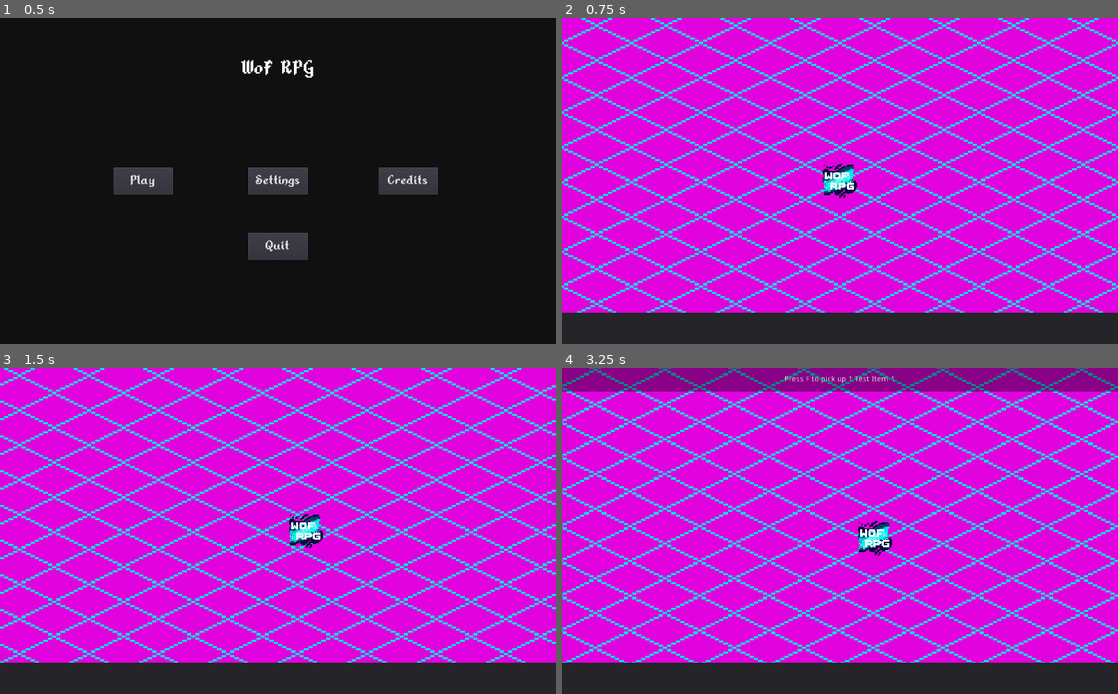
Above: before the commit, frames 1-4 (two rows, left to right).
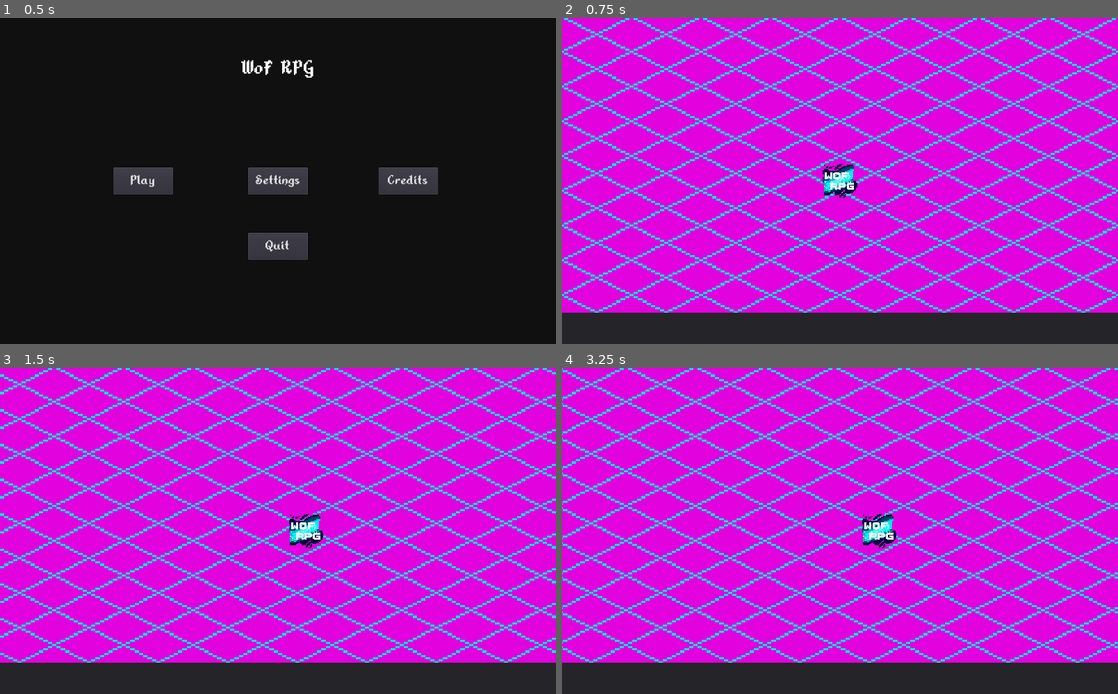
Above: after the commit, the same moments.

Repository: Animus-Surge/wof-rpg
Game: Godot game, scene res://scenes/loading_screen.tscn
The game is run twice, just before and just after one commit, with the same random seed, the same clock (stepped at 60 frames per second) and the same inputs.
Inputs (mouse positions are in pixels of both pictures, inside the frame that each line leads up to):
- Up to frame 1 (0.5 s): no input
- Up to frame 2 (0.75 s): click "Play" at 0.5 s
- Up to frame 3 (1.5 s): tap Enter at 1.25 s; move the mouse to (400, 514) at 1.27 s; hold Right (ui_right) from 1.28 s (still down); tap F at 1.35 s; click (400, 514) at 1.42 s
- Up to frame 4 (3.25 s): release Right (ui_right) at 2 s; drag from (728, 547) to (945, 605) at 2.02 s; move the mouse to (895, 459) at 2.77 s; hold Right (ui_right) from 2.78 s (still down); tap Enter at 2.85 s; tap F at 3.05 s

Frame 1 is identical in both runs. In frame 2, 18% of the frame differs, in the area x 0-100%, y 0-91%; in frame 3, 18%; in frame 4, 26%.

Commit message:
Save system work

Diff:
--- a/data/test_save/cdata.json
+++ b/data/test_save/cdata.json
@@ -1,7 +1,13 @@
 {
-  "position":{"x":10,"y":10},
+  "position":{"x":0,"y":-100},
   "character":"unimpl",
-  "inventory":[],
+  "inventory":[
+    {
+      "slot":0,
+      "item":"temp_1",
+      "amount":4
+    }
+  ],
   "inventory_slots":25,
   "inventory_armor":{
     "slot_head":"unimpl",
--- /dev/null
+++ b/data/test_save/world/object_objname2-objid.json
@@ -0,0 +1,23 @@
+{
+  "type":"Interactable",
+  "display_name":"Test Interactable",
+  "collideable":false,
+  "position":{"x":50,"y":30},
+  "texture_path":"res://assets/container_temp.png",
+  "itype":"Container",
+  "data":{
+    "slots":10,
+    "items":[
+      {
+        "slot":0,
+        "item":"temp_1",
+        "amount":5
+      },
+      {
+        "slot":4,
+        "item":"temp_3",
+        "amount":85
+      }
+    ]
+  }
+}
--- /dev/null
+++ b/data/test_save/world/object_objname3-objid.json
@@ -0,0 +1,11 @@
+{
+  "type":"Interactable",
+  "display_name":"Test NPC",
+  "collideable":false,
+  "position":{"x":100,"y":30},
+  "texture_path":"res://assets/npc_temp.png",
+  "itype":"NPC",
+  "data":{
+    "id":"test_npc"
+  }
+}
--- /dev/null
+++ b/data/test_save/world/object_objname_objid.json
@@ -0,0 +1,12 @@
+{
+  "type":"BasicEnemy",
+  "display_name":"Basic Enemy",
+  "collideable":true,
+  "position":{"x":0,"y":0},
+  "texture_path":"",
+  "max_hp":100,
+  "hp":100,
+  "regen":false,
+  "regen_cooldown":1.0,
+  "regen_rate":1.0
+}
--- a/data/test_save/world/objects.json
+++ /dev/null
@@ -1,44 +0,0 @@
-[
-  {
-    "type":"Item",
-    "location":{"x":-150, "y":70},
-    "data":{
-      "item_id":"temp_1",
-      "amount":1
-    }
-  },
-  {
-    "type":"Item",
-    "location":{"x":-114, "y":-80},
-    "data":{
-      "item_id":"temp_1",
-      "amount":1
-    }
-  },
-  {
-    "type":"Container",
-    "location":{"x":8, "y":127},
-    "data":{
-      "slots":10,
-      "items":[
-        {
-          "amount":10,
-          "item":"temp_1",
-          "slot":0
-        },
-        {
-          "amount":10,
-          "item":"temp_3",
-          "slot":2
-        }
-      ]
-    }
-  },
-  {
-    "type":"NPC",
-    "location":{"x":164,"y":38},
-    "data":{
-      "id":"test_npc"
-    }
-  }
-]
--- a/scenes/map.tscn
+++ b/scenes/map.tscn
@@ -1,14 +1,9 @@
-[gd_scene load_steps=17 format=2]
+[gd_scene load_steps=8 format=2]
 
 [ext_resource path="res://scripts/global/maproot.gd" type="Script" id=1]
-[ext_resource path="res://scripts/interaction/interactable.gd" type="Script" id=2]
 [ext_resource path="res://assets/tiles/tile-temp.png" type="Texture" id=3]
 [ext_resource path="res://scripts/ui/ui_manager.gd" type="Script" id=4]
-[ext_resource path="res://scripts/interaction/item_obj.gd" type="Script" id=5]
-[ext_resource path="res://scripts/entity/damageable.gd" type="Script" id=6]
 [ext_resource path="res://scripts/ui/interaction_button.gd" type="Script" id=7]
-[ext_resource path="res://scripts/entity/enemy.gd" type="Script" id=8]
-[ext_resource path="res://scripts/interaction/container_obj.gd" type="Script" id=9]
 
 [sub_resource type="TileSet" id=1]
 0/name = "Temp Tile"
@@ -26,30 +21,10 @@
 0/shapes = [  ]
 0/z_index = 0
 
-[sub_resource type="Resource" id=2]
-script = ExtResource( 5 )
-item_id = "temp_3"
-amount = 1
-
-[sub_resource type="Resource" id=3]
-script = ExtResource( 9 )
-slots = 10
-items = [  ]
-
-[sub_resource type="Resource" id=4]
-script = ExtResource( 5 )
-item_id = "temp_1"
-amount = 1
-
-[sub_resource type="Resource" id=5]
-script = ExtResource( 5 )
-item_id = "temp_2"
-amount = 1
-
-[sub_resource type="StyleBoxFlat" id=6]
+[sub_resource type="StyleBoxFlat" id=2]
 bg_color = Color( 0, 0, 0, 0.509804 )
 
-[sub_resource type="StyleBoxFlat" id=7]
+[sub_resource type="StyleBoxFlat" id=3]
 bg_color = Color( 0, 0, 0, 0.392157 )
 
 [node name="map" type="Node2D"]
@@ -66,51 +41,6 @@
 
 [node name="YSort" type="YSort" parent="."]
 
-[node name="InteractableEntity" type="KinematicBody2D" parent="YSort"]
-position = Vector2( 99, 34 )
-script = ExtResource( 2 )
-collideable = false
-itype = "Item"
-display_name = "Test 3"
-data = SubResource( 2 )
-
-[node name="Target Dummy" type="KinematicBody2D" parent="YSort"]
-position = Vector2( 2, 99 )
-script = ExtResource( 6 )
-max_hp = -1
-
-[node name="BasicEnemy" type="KinematicBody2D" parent="YSort"]
-position = Vector2( -112, -63 )
-script = ExtResource( 8 )
-
-[node name="BasicEnemy2" type="KinematicBody2D" parent="YSort"]
-position = Vector2( 68, -62 )
-script = ExtResource( 8 )
-max_hp = 20
-
-[node name="BasicEnemy3" type="KinematicBody2D" parent="YSort"]
-position = Vector2( -105, 23 )
-script = ExtResource( 8 )
-max_hp = 50
-
-[node name="InteractableEntity2" type="KinematicBody2D" parent="YSort"]
-position = Vector2( -30, 96 )
-script = ExtResource( 2 )
-itype = "Container"
-data = SubResource( 3 )
-
-[node name="InteractableEntity3" type="KinematicBody2D" parent="YSort"]
-position = Vector2( 112, -14 )
-script = ExtResource( 2 )
-itype = "Item"
-data = SubResource( 4 )
-
-[node name="InteractableEntity4" type="KinematicBody2D" parent="YSort"]
-position = Vector2( 179, 69 )
-script = ExtResource( 2 )
-itype = "Item"
-data = SubResource( 5 )
-
 [node name="UILayer" type="CanvasLayer" parent="."]
 layer = 0
 
--- a/scripts/global/maproot.gd
+++ b/scripts/global/maproot.gd
@@ -1,6 +1,8 @@
 extends "res://scripts/global/scene_root.gd"
 
 var player_object = load("res://objects/entity/player.tscn")
+
+
 
 func get_world_data():
 	if gstate.mplayer: return {}
@@ -26,3 +28,58 @@
 
 puppetsync func despawn_player(id):
 	$YSort.get_node(str(id)).queue_free()
+
+puppetsync func spawn_object(data):
+	var obj
+	#Maybe create initializer functions for each type, we'll see
+	match data.type:
+		"Entity":
+			obj = BasicEntity.new()
+		"Interactable":
+			obj = InteractableEntity.new()
+			obj.itype = data.itype
+			var objdata
+			match data.itype:
+				"Item":
+					objdata = ItemObject.new()
+					objdata.amount = data.data.amount
+					objdata.item_id = data.data.id
+				"NPC":
+					objdata = NPCObject.new()
+					objdata.id = data.data.id
+				"Switch":
+					pass
+				"Container":
+					objdata = ContainerObject.new()
+					objdata.slots = data.data.slots
+					objdata.items = data.data.items
+				_:
+					printerr("SPWNSYS: ERROR: Unknown interactable type: " + data.itype)
+					return
+			obj.data = objdata
+		"Damageable":
+			obj = DamageableEntity.new()
+			obj.max_hp = data.max_hp
+			obj.hp = data.hp
+			obj.regen_enabled = data.regen
+			obj.regen_cooldown = data.regen_cooldown
+			obj.regen_rate = data.regen_rate
+		"BasicEnemy":
+			obj = BasicEnemy.new()
+			obj.max_hp = data.max_hp
+			obj.hp = data.hp
+			obj.regen_enabled = data.regen
+			obj.regen_cooldown = data.regen_cooldown
+			obj.regen_rate = data.regen_rate
+		_:
+			printerr("SPWNSYS: ERROR: Unknown object type: " + data.type)
+			return
+	#obj will never be null
+	obj.name = data.display_name
+	obj.collideable = data.collideable
+	obj.texture = load(data.texture_path) if !data.texture_path.empty() else null
+	obj.position = Vector2(data.position.x, data.position.y)
+	$YSort.add_child(obj)
+
+func save(save_name):
+	pass
--- a/scripts/interaction/interactable.gd
+++ b/scripts/interaction/interactable.gd
@@ -46,6 +46,8 @@
 
 func _area_entered(body):
 	if body.type != "player" or (gstate.mplayer && !body.is_network_master()): return
+	if itype == "Container":
+		print(data.items)
 	entered_body = body.name
 	if !pstate.interacting_with:
 		pstate.interacting_with = self
--- a/scripts/player/playerstate.gd
+++ b/scripts/player/playerstate.gd
@@ -8,8 +8,12 @@
 signal add_item(item, amount)
 signal container_show(data)
 signal interact(data)
+# warning-ignore:unused_signal
 signal show_hover_data(data)
+# warning-ignore:unused_signal
 signal hide_hover_data()
+# warning-ignore:unused_signal
+signal init_inventory()
 
 #Player display stuff
 var tribe_id # Contains the ID for the tribe (i.e. "iw") Hybrids look like this: "iw-sw" and custom tribes (addons) look like this: "cs:<tribe_id>"
@@ -27,9 +31,6 @@
 var inv_size = 25
 
 func _ready():
-	for _i in range(inv_size):
-		inventory.append({})
-
 	interacting_with = null
 
 #Skill tree stuff
@@ -64,3 +65,5 @@
 				printerr("PSTATE: No interaction exists with ID: " + interacting_with.data.id)
 		_:
 			pass #TODO: add the rest of them
+
+#signal passthroughs
--- a/scripts/state.gd
+++ b/scripts/state.gd
@@ -101,6 +101,8 @@
 
 func _notification(what):
 	if what == MainLoop.NOTIFICATION_WM_QUIT_REQUEST:
+		if current_scene == "map" and !mplayer:
+			get_node("/root/map").save(current_save)
 		get_tree().quit() #TODO: saving
 
 #Menu flags
@@ -110,6 +112,8 @@
 var auth = false
 var auth_token
 var username
+
+#System notifications
 
 ######################
 # Multiplayer system #
@@ -309,27 +313,66 @@
 
 func load_save(save_name, save_path = "user://saves/"):
 	auto_hide_loadscreen = false
-	load_scene("map")
+	show_loadingscreen()
 
 	current_save = save_name
 
-	var full_path = save_path + save_name + "/" #Converting to user dir format
+	var full_path = save_path + save_name + "/"
+	var world_data_path = full_path + "world/" #contains world objects (TODO: add more functionality)
+	var _data_path = full_path + "data/" #contains things like npc data and reputation in cities
 
 	var data = load_data_file(full_path + "save.json")
-
-	yield(self, "done")
-
-	if data.empty():
-		printerr("ERROR: Could not find any save data... aborting")
-		load_scene("menus")
+	var cdata = load_data_file(full_path + "cdata.json")
+
+	#Make sure the save exists
+	if data.empty() or cdata.empty():
+		printerr("SAVESYS: ERROR: Could not find some required save data... aborting (TODO: create new save with defaults)")
+		hide_loadingscreen()
 		auto_hide_loadscreen = true
 		return
 
-	get_node("/root/map").spawn_player("player", Vector2(data.position.x, data.position.y), {})
-
+	#Make sure world data exists
+	var world_data_dir = Directory.new()
+	var err = world_data_dir.open(world_data_path)
+	if err != OK:
+		printerr("SAVESYS: ERROR: World data not found! (TODO: implement default world layout): Error code " + str(err))
+		hide_loadingscreen()
+		auto_hide_loadscreen = true
+		return
+
+	load_scene("map")
+	yield(self, "done")
+
+	#Make sure the player won't die while loading the scene
+	paused = true
+
+	#Spawn the player and initialize the playerstate
+	get_node("/root/map").spawn_player("player", Vector2(cdata.position.x, cdata.position.y), {})
+	pstate.inventory = cdata.inventory
+	pstate.inv_size = cdata.inventory_slots
+
+	pstate.emit_signal("init_inventory")
+
+	#Spawn all objects on the map
+	world_data_dir.list_dir_begin(true, true) #Skip navigational paths (. ..) and any hidden files (why would there be hidden files?)
+	var objfile = world_data_dir.get_next()
+	while objfile != "":
+		if world_data_dir.current_is_dir(): #Directory?
+			pass #Check if any important files are in this directory
+		else: #Not a directory, must be a file.
+			if objfile.begins_with("object_"): #Is it an object file?
+				var objdata = load_data_file(world_data_path + objfile)
+				if !objdata.empty(): #So no errors occur, because that means something wrong happened when loading the file, so just skip it. Check logs for more info
+					get_node("/root/map").spawn_object(objdata)
+			#TODO: other file types (waypoints, spawn locations, etc.)
+		objfile = world_data_dir.get_next()
+
+	#Load the save's interaction data (TODO)
 	interaction_data = load_data_file("res://data/npc_main.json")
 
+	#Finally done loading, so show the map to the player and unpause the game!
 	auto_hide_loadscreen = true
+	paused = false
 	get_node("/root/loading_screen").hide_ls()
 
 #################
@@ -340,14 +383,19 @@
 	var file = File.new()
 	var err = file.open(path, File.READ)
 	if err != OK:
-		printerr("SAVESYS: Error: Failed to load data file " + path)
+		printerr("SAVESYS: Error: Failed to load data file " + path + ": Error code " + str(err))
 		return {}
 	print("SAVESYS: Loaded data file from path: " + path)
 	return JSON.parse(file.get_as_text()).result
 
 func save_game_file(_file_name, _data, is_global = false): #Saves to game save directory unless global file
-	var directory = "user://" + ("saves/" + current_save if !is_global else "")
-	print("SAVESYS: Saving data file: " + directory)
+	var directory = "user://" + ("saves/" + current_save + "/" if !is_global else "")
+	print("SAVESYS: Saving data file: " + directory + _file_name)
+
+	var file = File.new()
+	var err = file.open(directory, File.WRITE)
+	if err != OK:
+		pass
 	#TODO
 
 #################
@@ -419,3 +467,6 @@
 func hide_loadingscreen():
 	if !loader:
 		get_node("/root/loading_screen").hide_ls()
+
+func show_loadingscreen():
+	get_node("/root/loading_screen").show_ls()
--- a/scripts/ui/ui_manager.gd
+++ b/scripts/ui/ui_manager.gd
@@ -19,8 +19,13 @@
 # warning-ignore:return_value_discarded
 	pstate.connect("interact", self, "_npc_interact")
 
+# warning-ignore:return_value_discarded
 	pstate.connect("show_hover_data", self, "_hover_data_show")
+# warning-ignore:return_value_discarded
 	pstate.connect("hide_hover_data", self, "_hover_data_hide")
+
+# warning-ignore:return_value_discarded
+	pstate.connect("init_inventory", self, "_init_inventory")
 
 	#Hide all UI elements that are hidden by default
 	$pausemenu.hide()
@@ -28,13 +33,6 @@
 	$container_inventory.hide()
 	$interact_label.hide()
 	$npc_interaction.hide()
-
-	#Initial inventory initialization (After everything is loaded
-	for item in pstate.inventory: # item data contains item and amount
-		var slot = inv_slot.instance()
-		if !item.empty():
-			slot.set_item(item.item, item.amount)
-		$player_inventory/scroll/grid.add_child(slot)
 
 	#Multiplayer only stuff
 	if gstate.mplayer:
@@ -133,6 +131,22 @@
 
 var container_owner
 
+#Gets called once the cdata.json file is loaded and the playerstate inventory fields are set
+func _init_inventory():
+	for _s in range(pstate.inv_size):
+		var slot = inv_slot.instance()
+		$player_inventory/scroll/grid.add_child(slot)
+
+	for item in pstate.inventory:
+		var slot = $player_inventory/scroll/grid.get_child(item.slot)
+
+		for i in gstate.item_data:
+			if i.id == item.item:
+				slot.set_item(i, item.amount)
+				print("DBG: Setting slot " + str(item.slot) + " to item ID: " + i.id)
+				break
+			printerr("DBG: ERROR: No item with ID: " + item.item)
+
 #Signal callbacks
 func show_inventory():
 	$player_inventory.show()
@@ -150,9 +164,11 @@
 		for i in gstate.item_data:
 			if i.id == item.item:
 				slot.set_item(i, item.amount)
+				break
 
 	$container_inventory.show()
 	$player_inventory.show()
+	interacting = true
 
 func hide_container(container_data):
 	#Update the container data's contents
@@ -267,16 +283,10 @@
 	if !$container_inventory.visible and !$npc_interaction.visible: #TODO: check the other interaction UI systems
 		interacting = false
 
-	#Inventory management
-	var index = 0
 # warning-ignore:shadowed_variable
+	pstate.inventory.clear()
+	var slot = 0
 	for i_slot in $player_inventory/scroll/grid.get_children():
-		if i_slot.get("item").empty():
-			pstate.inventory[index] = {}
-			index += 1
-			continue
-		elif !pstate.inventory[index].empty() and i_slot.get("item") == pstate.inventory[index].item and i_slot.get("amt") == pstate.inventory[index].amount:
-			index += 1
-			continue
-		pstate.inventory[index] = {"item":i_slot.get("item"), "amount":i_slot.get("amt")}
-		index += 1
+		if !i_slot.item.empty():
+			pstate.inventory.append({"slot":slot, "item":i_slot.item.id, "amount":i_slot.amt})
+		slot += 1
Not shown: 2 places in scenes/map.tscn that only renumber resources
